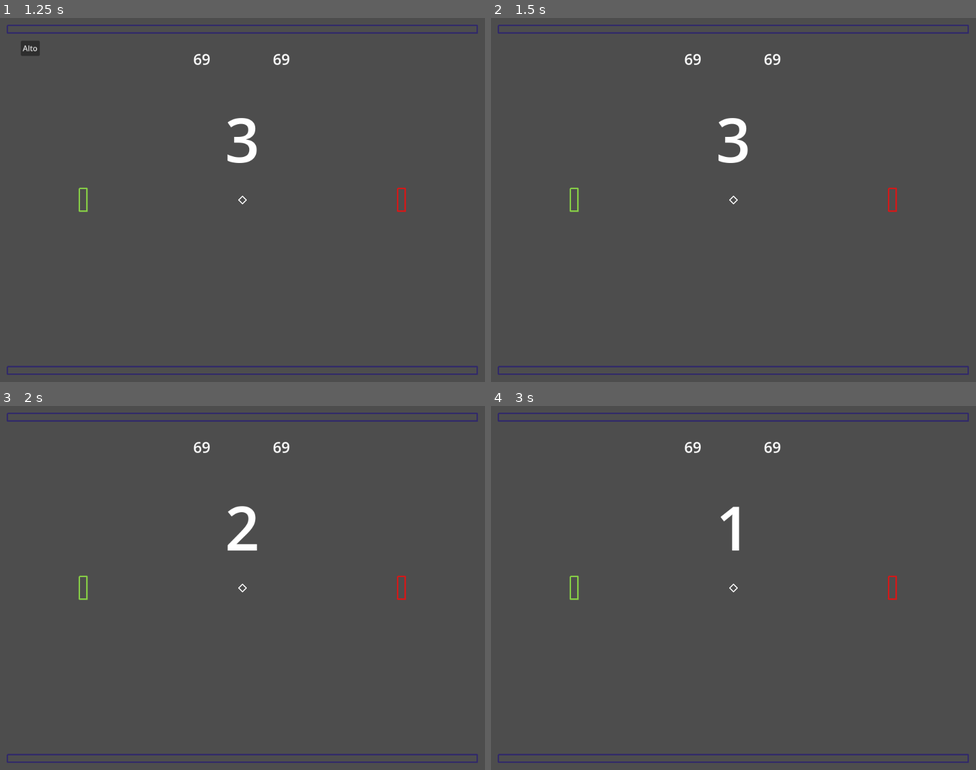
Above: before the commit, frames 1-4 (two rows, left to right).
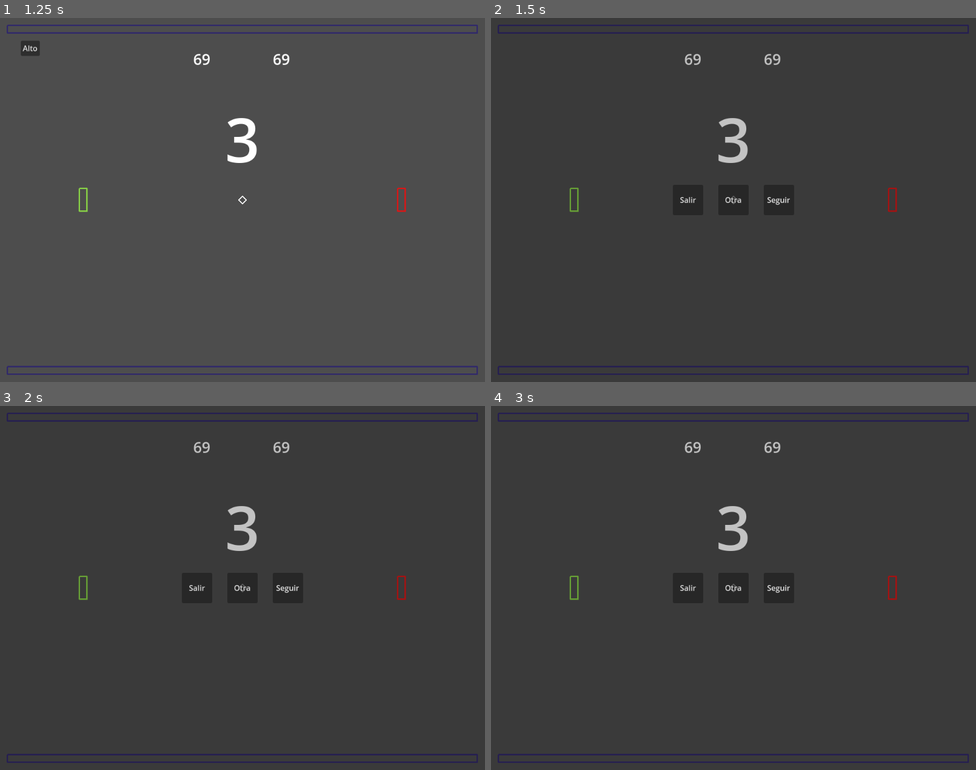
Above: after the commit, the same moments.

Repository: RoiCas/pomg69
Game: Godot game, scene res://managers/main/main.tscn
Same seed, same stepped clock (60 frames per second), same inputs: the game is played once before the commit and once after it.
Inputs (mouse positions are in pixels of both pictures, inside the frame that each line leads up to):
- Up to frame 1 (1.25 s): click "Jugar" at 0.5 s
- Up to frame 2 (1.5 s): click "Alto" at 1.25 s
- Up to frame 3 (2 s): no input
- Up to frame 4 (3 s): click (733, 588) at 2 s, where only the run after the commit has a clickable "Otra"; click (520, 435) at 2.75 s, where only the run after the commit has a clickable "Alto"

Frame 1 is identical in both runs. In frame 2, 3.1% of the frame differs, in the area x 1-99%, y 1-98%; in frame 3, 3.2%; in frame 4, 3.2%.

Commit message:
Refactor a GameManagerSM

Diff:
--- a/managers/game_manager/game_manager.gd
+++ b/managers/game_manager/game_manager.gd
@@ -13,7 +13,7 @@
 signal continue_request()
 signal pause_request()
 signal start_round_request()
-signal ball_exited(winner_type: int)
+signal ball_exited_request(winner_type: int)
 
 const GAME_MANAGER_SCN : PackedScene = preload("res://managers/game_manager/game_manager.tscn")
 
@@ -137,4 +137,4 @@
     _score_manager.player_scored()
 
   var winner_type: int = _score_manager.get_winner()
-  ball_exited.emit(winner_type)
+  ball_exited_request.emit(winner_type)
--- a/managers/game_manager/game_manager_sm.gd
+++ b/managers/game_manager/game_manager_sm.gd
@@ -20,7 +20,14 @@
 
 
 func connect_signals() -> void:
-  _game_manager.start_game_request.connect(on_start_game_request)
+  _game_manager.start_game_request.connect(on_start_game)
+  _game_manager.start_round_request.connect(on_start_round)
+  _game_manager.pause_request.connect(on_pause_game)
+  _game_manager.continue_request.connect(on_continue_game)
+  _game_manager.reset_request.connect(on_reset_game)
+  _game_manager.restart_request.connect(on_restart_game)
+  _game_manager.end_game_request.connect(on_end_game)
+  _game_manager.ball_exited_request.connect(on_ball_exited)
 
 
 func update_state(new_state: GameState) -> void:
@@ -33,8 +40,7 @@
       _game_manager.start_round_counter()
     GameState.PLAY:
       get_tree().paused = false
-      _game_manager.hide_pause_menu()
-      _game_manager.show_pause_message()
+      _game_manager.hide_pause_message()
       _game_manager.round_start.emit()
     GameState.PAUSE:
       get_tree().paused = true
@@ -44,8 +50,32 @@
       _game_manager.game_end.emit()
 
 
-func on_start_game_request() -> void:
+func on_start_game() -> void:
   update_state(GameState.WAIT_ROUND)
+
+
+func on_start_round() -> void:
+  update_state(GameState.PLAY)
+
+
+func on_pause_game() -> void:
+  update_state(GameState.PAUSE)
+
+
+func on_continue_game() -> void:
+  update_state(GameState.PLAY)
+
+
+func on_reset_game() -> void:
+  update_state(GameState.WAIT_ROUND)
+
+
+func on_restart_game() -> void:
+  update_state(GameState.WAIT_ROUND)
+
+
+func on_end_game() -> void:
+  update_state(GameState.GAME_OVER)
 
 
 func on_ball_exited(winner_type: int) -> void:
